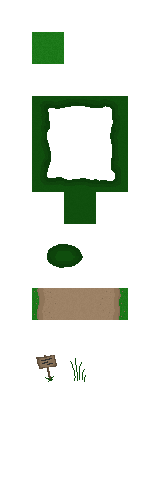
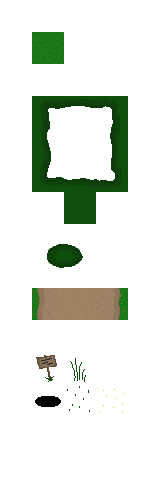
Revision of a layered 160 x 480 image; what changed, layer by layer:
added layer "Flowers" above "Grass 2" over bbox(99, 389, 124, 413)
added layer "Grass 2" above "Shadow" over bbox(67, 386, 90, 412)
added layer "Shadow" above "Grass" over bbox(35, 396, 61, 407)
